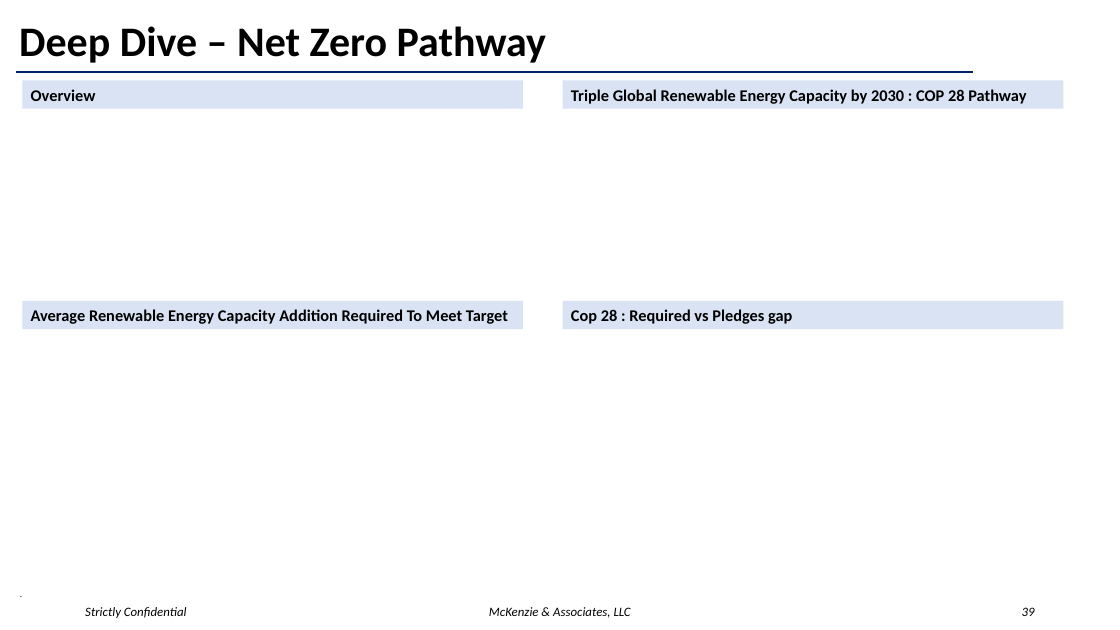
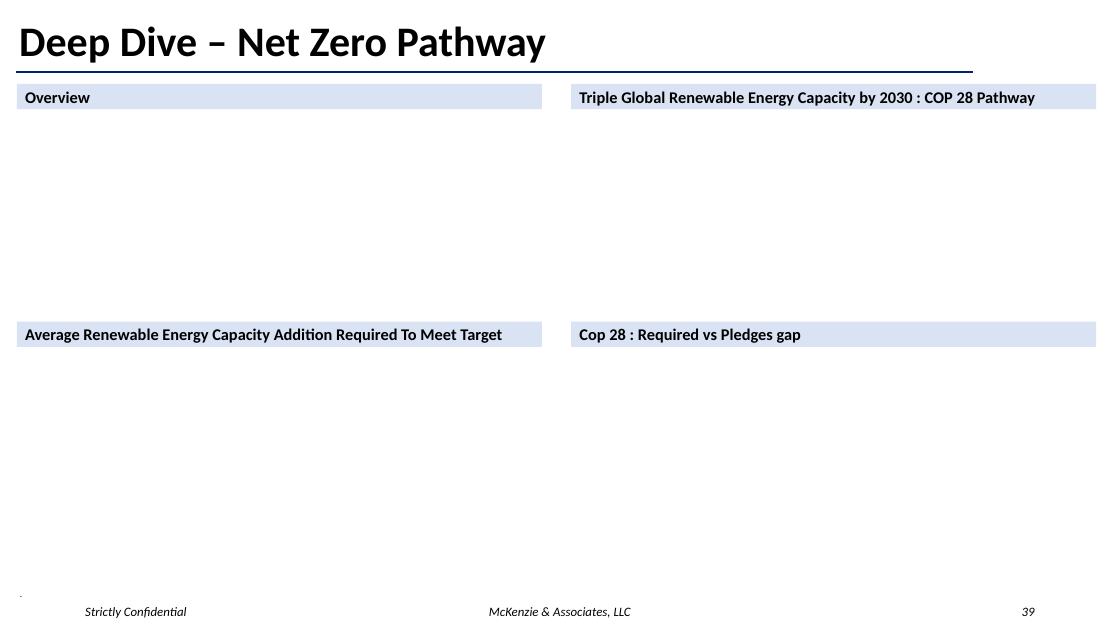
Before and after one commit to McKenzieaa/mck_cfo, a slide deck: slide 39 of streamlit_dashboard/data/energy_template.pptx. Drawn at 1120x630 pixels with LibreOffice and Linux fonts; fonts in the diff are those of the drawing. Boxes give left, top, right and bottom in pixels: in the first picture for what was removed or moved away, otherwise in the second. Text is boxed around its words. In the diff, an @@ line names an element or a change of style, - is before the commit and + after.

```diff
--- a/streamlit_dashboard/data/energy_template.pptx
+++ b/streamlit_dashboard/data/energy_template.pptx
@@ rectangle "Overview": place and size @@
-rectangle "Overview" at box(23, 81, 523, 109)
+rectangle "Overview" at box(17, 84, 542, 109)
@@ rectangle "Triple Global Renewable Energy Capacity ...": place and size @@
-rectangle "Triple Global Renewable Energy Capacity ..." at box(563, 81, 1064, 109)
+rectangle "Triple Global Renewable Energy Capacity ..." at box(571, 84, 1096, 109)
@@ rectangle "Average Renewable Energy Capacity Addition ...": place and size @@
-rectangle "Average Renewable Energy Capacity Addition ..." at box(23, 301, 523, 329)
+rectangle "Average Renewable Energy Capacity Addition ..." at box(17, 322, 542, 347)
@@ rectangle "Cop 28 : Required vs ...": place and size @@
-rectangle "Cop 28 : Required vs ..." at box(563, 301, 1064, 329)
+rectangle "Cop 28 : Required vs ..." at box(571, 322, 1096, 347)
```
Also in this commit, not shown: 15 other slides changed.
